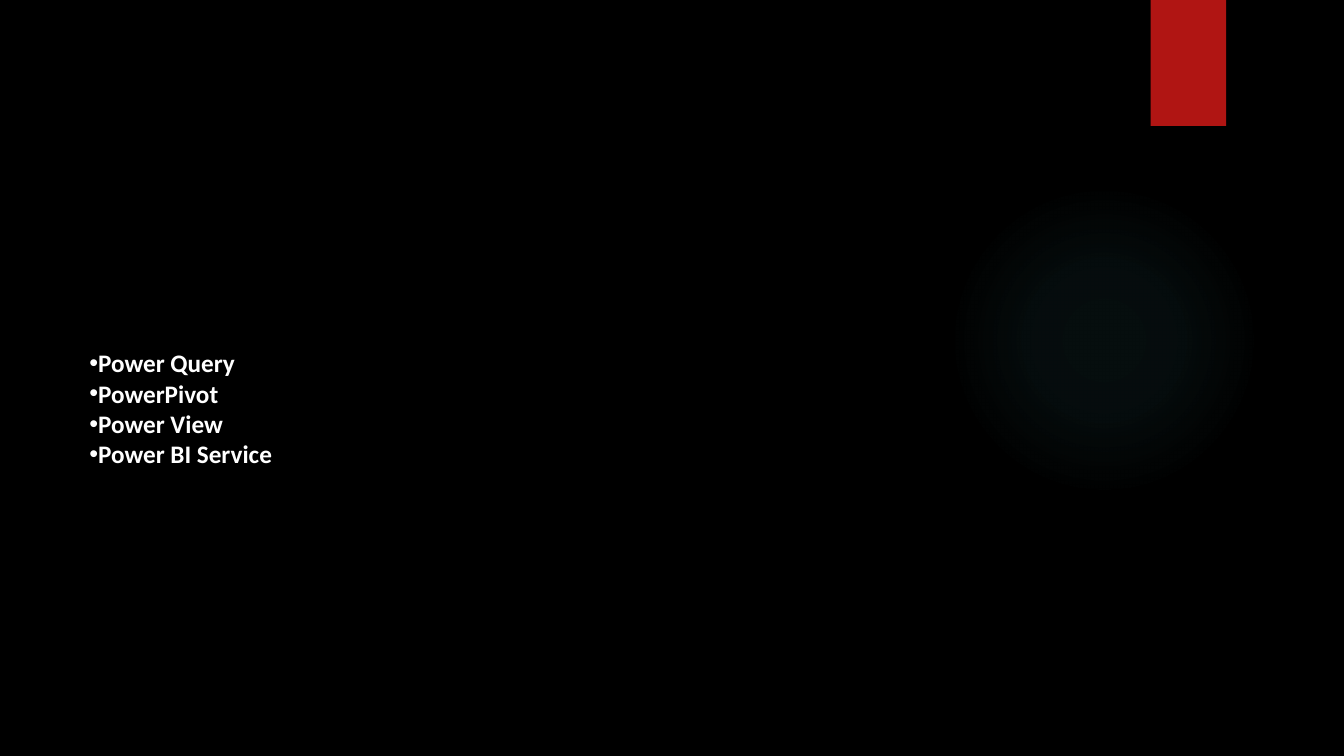
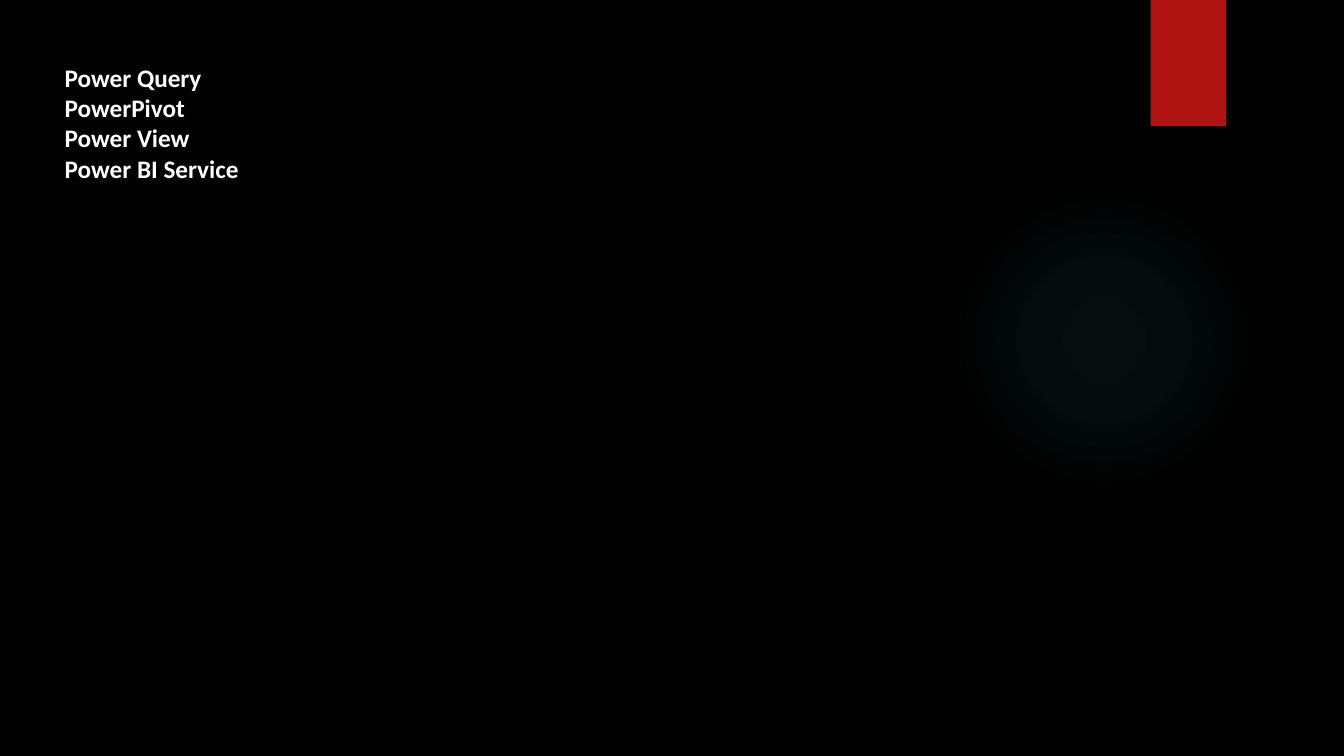
Before and after one commit to SHIVRAJSHINDE/Ethans, a slide deck: slide 1 of 19/3 Power Bi/Power Bi.pptx. Drawn at 1344x756 pixels with LibreOffice and Linux fonts; fonts in the diff are those of the drawing; background and template pictures are left out. Boxes give left, top, right and bottom in pixels: in the first picture for what was removed or moved away, otherwise in the second. Text is boxed around its words. In the diff, an @@ line names an element or a change of style, - is before the commit and + after.

```diff
--- a/19/3 Power Bi/Power Bi.pptx
+++ b/19/3 Power Bi/Power Bi.pptx
@@ text "Power Query": place and size @@
-text "Power Query" at box(98, 355, 272, 464)
+text "Power Query" at box(65, 70, 239, 179)
@@ text "Power Query" at box(65, 70, 239, 179): bullet • to none @@
```
Also in this commit, not shown: 3 other slides changed, 47 other files.
